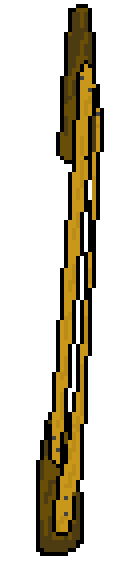
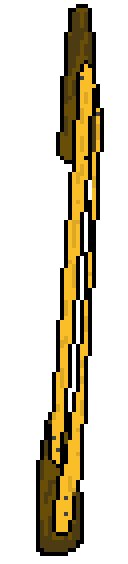
Revision of a layered 128px x 564px image; what changed, layer by layer:
painted on "Layer 1" over [52, 64, 100, 532]
